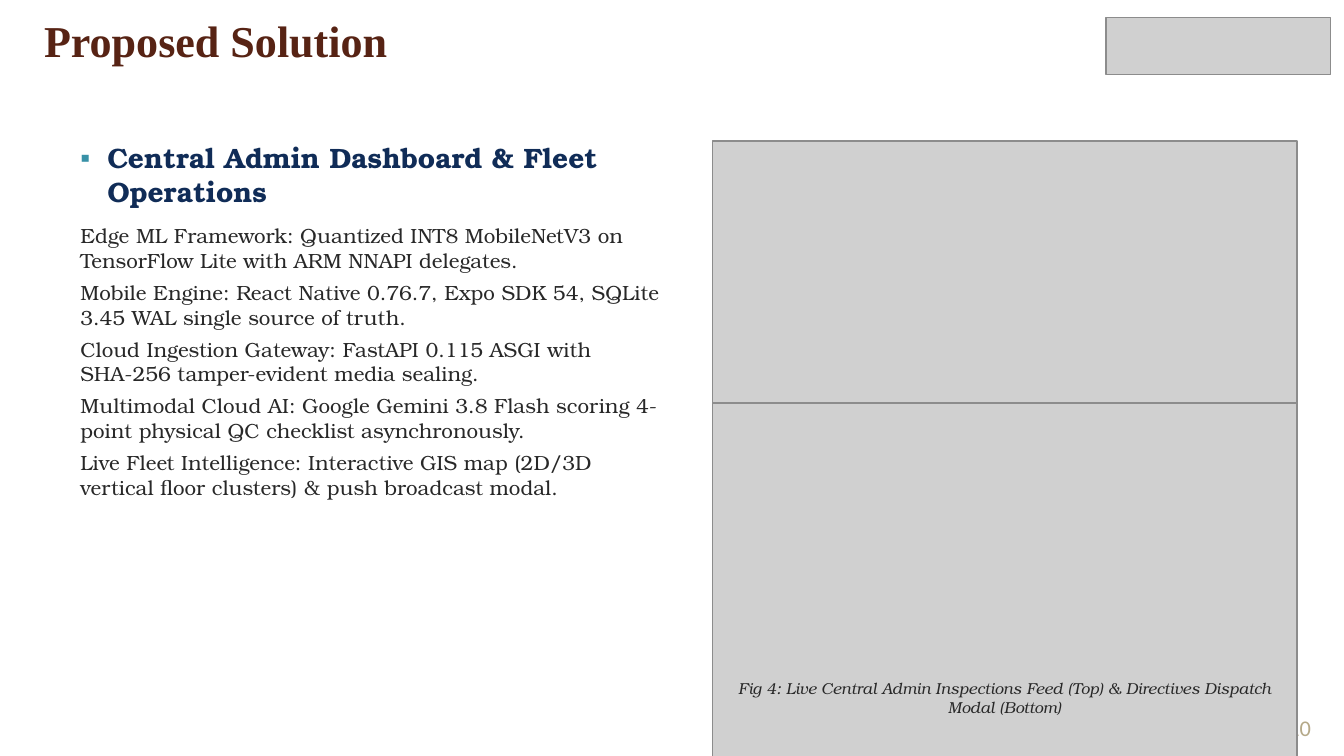
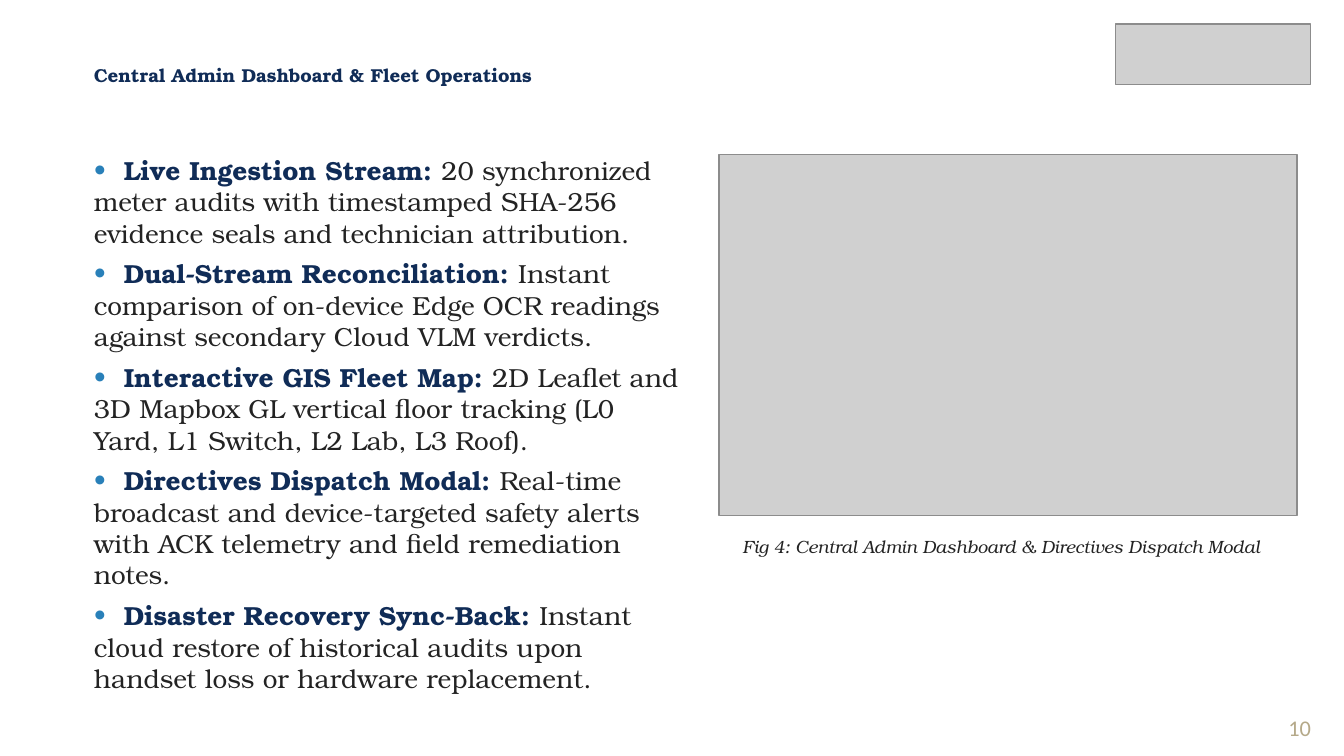
Before and after one commit to frankmathewsajan/psychic-spark, a slide deck: slide 10 of docs/presentation/Capstone_Final_Review_Presentation.pptx. Drawn at 1344x756 pixels with LibreOffice and Linux fonts; fonts in the diff are those of the drawing; grey boxes stand for pictures; background and template pictures are left out. Boxes give left, top, right and bottom in pixels: in the first picture for what was removed or moved away, otherwise in the second. Text is boxed around its words. In the diff, an @@ line names an element or a change of style, - is before the commit and + after.

Commit message:
fix(presentation-report): diagonal logo scaling, uniform bullets, abbreviations split, and layout perfection

```diff
--- a/docs/presentation/Capstone_Final_Review_Presentation.pptx
+++ b/docs/presentation/Capstone_Final_Review_Presentation.pptx
@@ picture: place and size @@
-picture at (1106, 17, 1331, 74)
+picture at (1116, 24, 1310, 85)
@@ text at (94, 67, 532, 86): text changed; size 23.6 to 10 pt; font Times New Roman to TeX Gyre Bonum; text colour #572314 to #102C57 @@
-Proposed Solution
+Central Admin Dashboard & Fleet Operations
@@ text at (94, 160, 679, 694): text changed; size 11 to 14 pt; text colour #282828 to #232323 @@
-▪ Central Admin Dashboard & Fleet Operations
-Edge ML Framework: Quantized INT8 MobileNetV3 on TensorFlow Lite with ARM NNAPI delegates.
-Mobile Engine: React Native 0.76.7, Expo SDK 54, SQLite 3.45 WAL single source of truth.
-Cloud Ingestion Gateway: FastAPI 0.115 ASGI with SHA-256 tamper-evident media sealing.
-Multimodal Cloud AI: Google Gemini 3.8 Flash scoring 4-point physical QC checklist asynchronously.
-Live Fleet Intelligence: Interactive GIS map (2D/3D vertical floor clusters) & push broadcast modal.
+• Live Ingestion Stream: 20 synchronized meter audits with timestamped SHA-256 evidence seals and technician attribution.
+• Dual-Stream Reconciliation: Instant comparison of on-device Edge OCR readings against secondary Cloud VLM verdicts.
+• Interactive GIS Fleet Map: 2D Leaflet and 3D Mapbox GL vertical floor tracking (L0 Yard, L1 Switch, L2 Lab, L3 Roof).
+• Directives Dispatch Modal: Real-time broadcast and device-targeted safety alerts with ACK telemetry and field remediation notes.
+• Disaster Recovery Sync-Back: Instant cloud restore of historical audits upon handset loss or hardware replacement.
@@ picture: place and size @@
-picture at (712, 141, 1297, 507)
+picture at (719, 155, 1297, 516)
@@ picture removed at (712, 403, 1297, 756) @@
@@ text at (742, 540, 1260, 557): text changed; size 8.5 to 9.5 pt; text colour #282828 to #232323 @@
-Fig 4: Live Central Admin Inspections Feed (Top) & Directives Dispatch Modal (Bottom)
+Fig 4: Central Admin Dashboard & Directives Dispatch Modal
```
Also in this commit, not shown: 15 other slides changed, 4 other files.
